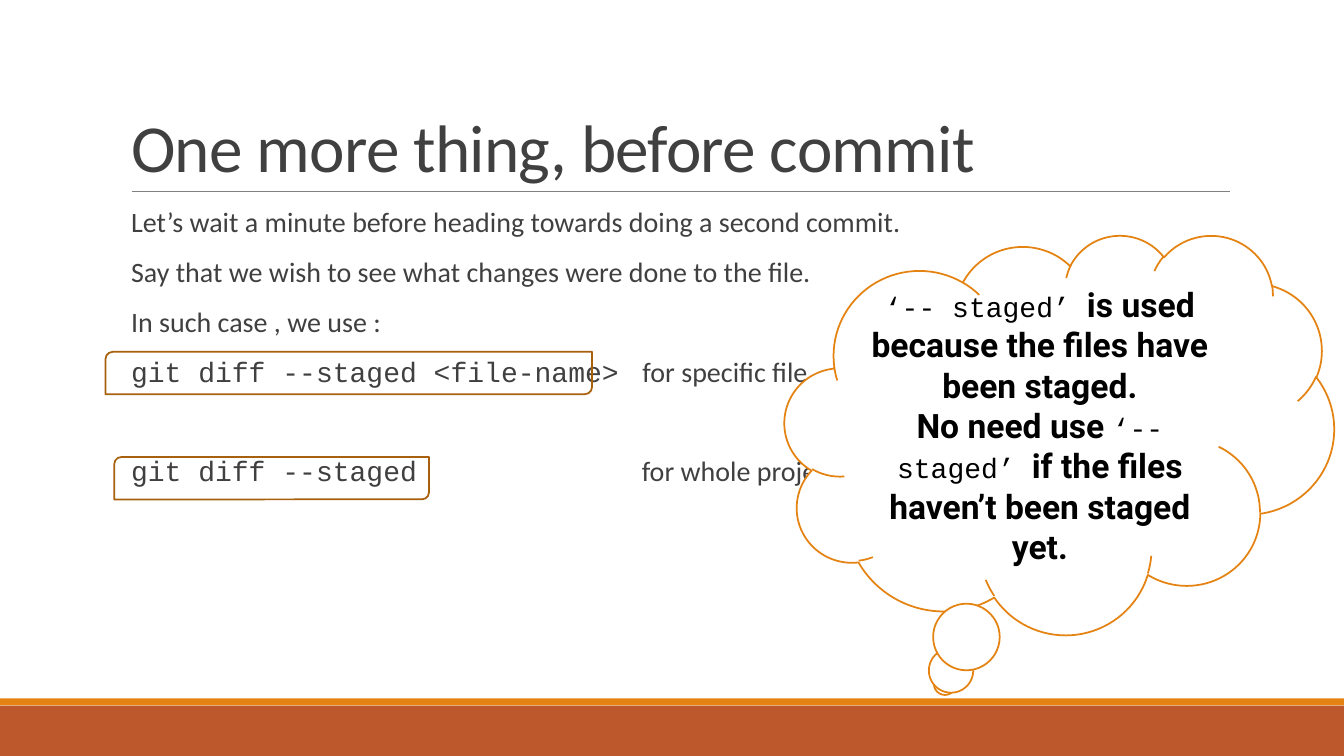
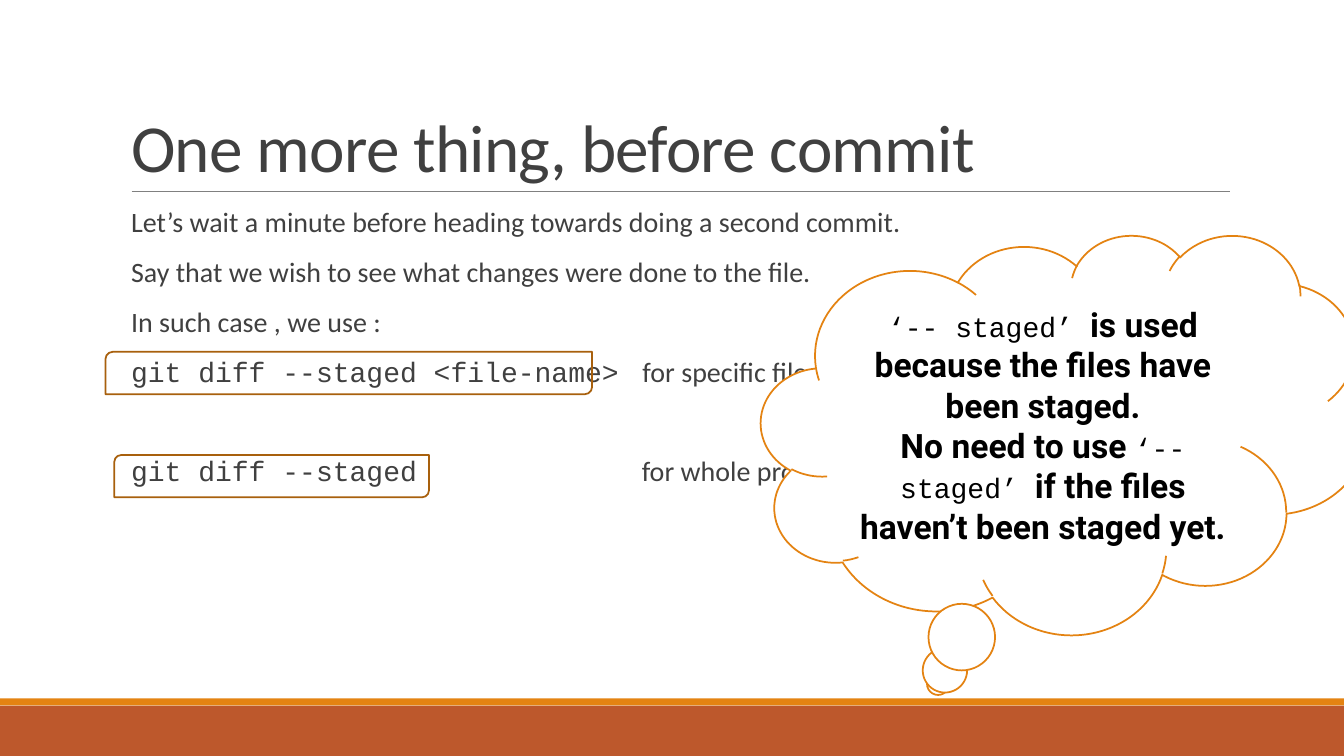
Before and after one commit to roshanlc/crash-course-on-git-and-github, a slide deck: slide 31 of Crash course on git and github.pptx. Drawn at 1344x756 pixels with LibreOffice and Linux fonts; fonts in the diff are those of the drawing. Boxes give left, top, right and bottom in pixels: in the first picture for what was removed or moved away, otherwise in the second. Text is boxed around its words. In the diff, an @@ line names an element or a change of style, - is before the commit and + after.

```diff
--- a/Crash course on git and github.pptx
+++ b/Crash course on git and github.pptx
@@ thought cloud "‘-- staged’ is used because ...": place and size @@
-thought cloud "‘-- staged’ is used because ..." at [785, 235, 1335, 634]
+thought cloud "‘-- staged’ is used because ..." at [761, 235, 1344, 634]
@@ text in thought cloud at [860, 432, 1226, 546]: text changed @@
-No need use ‘--staged’ if the files haven’t been staged yet.
+No need to use ‘--staged’ if the files haven’t been staged yet.
```
Also in this commit, not shown: 2 other slides changed, 15 slides added.
